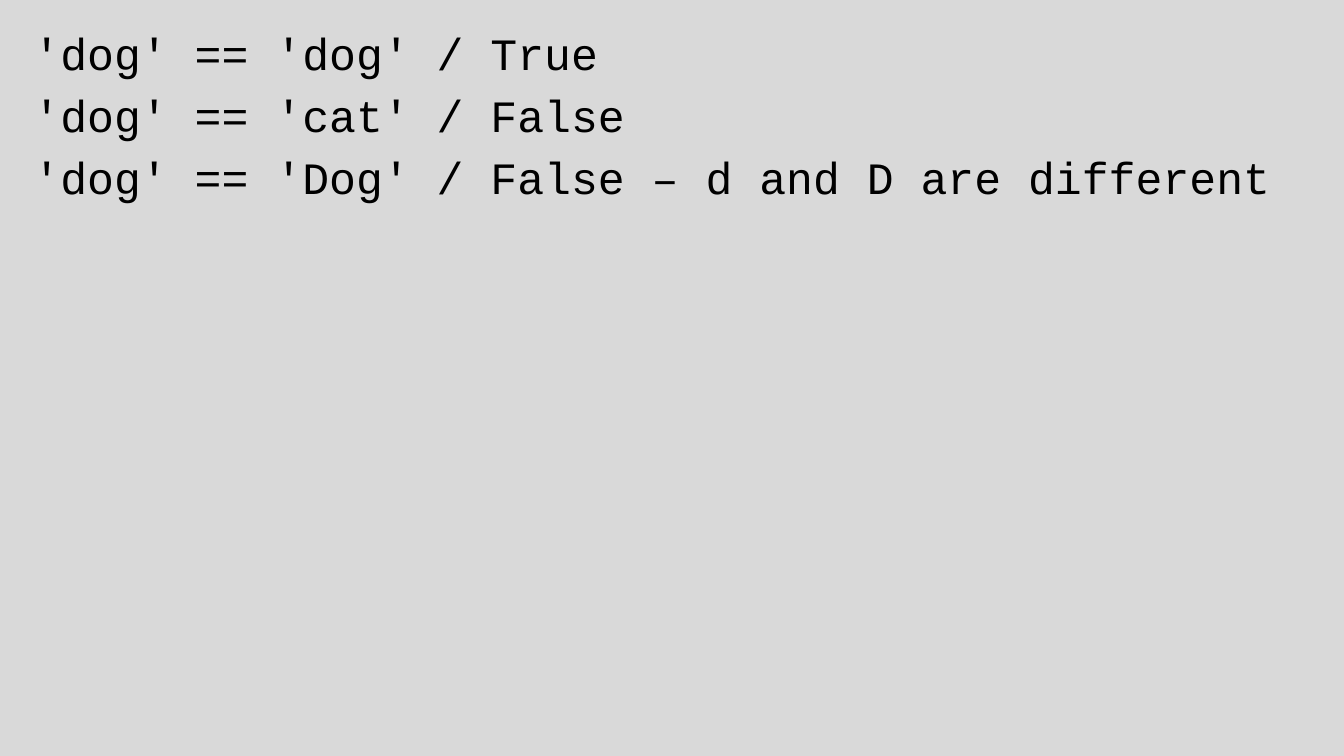
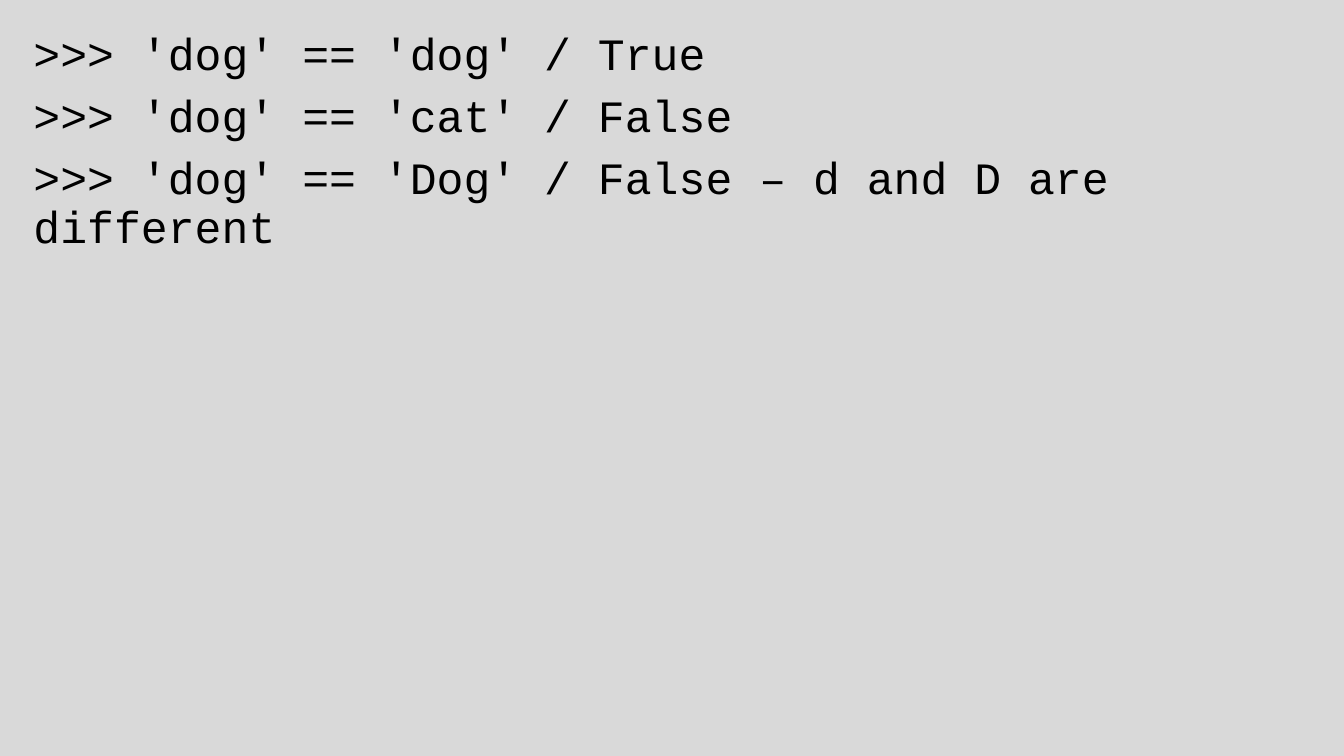
Before and after one commit to grimmelm/ctech404, a slide deck: slide 172 of ctech401/CTECH401_Combined-Slides.pptx (slide 168 before the commit). Drawn at 1344x756 pixels with LibreOffice and Linux fonts; fonts in the diff are those of the drawing. Boxes give left, top, right and bottom in pixels: in the first picture for what was removed or moved away, otherwise in the second. Text is boxed around its words. In the diff, an @@ line names an element or a change of style, - is before the commit and + after.

```diff
--- a/ctech401/CTECH401_Combined-Slides.pptx
+++ b/ctech401/CTECH401_Combined-Slides.pptx
@@ text at (x1=33, y1=38, x2=1109, y2=244): text changed @@
-'dog' == 'dog' / True
-'dog' == 'cat' / False
-'dog' == 'Dog' / False – d and D are different
+>>> 'dog' == 'dog' / True
+>>> 'dog' == 'cat' / False
+>>> 'dog' == 'Dog' / False – d and D are different
```
Also in this commit, not shown: 16 other slides changed, 4 slides added, 1 other file.
